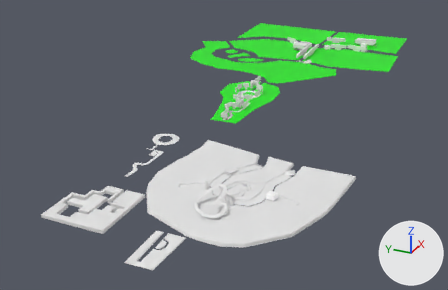
What one commit did to the Blender file raw_assets/delta_world.blend.
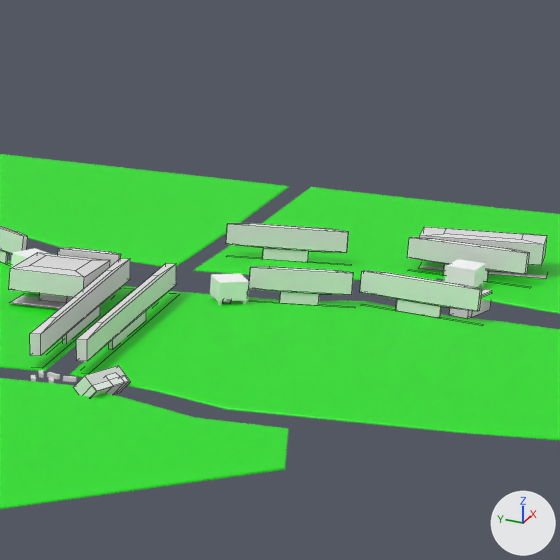
There are two pictures of each version: one whole from a camera (50 mm lens) standing at (-1970.0, -394.0, 554.0) and looking at (-637.0, 206.0, -112.0), one close up on the part from 65% to 84% of the width and 1% to 31% of the height. The lights are fixed; the arrows at lower right show +X, +Y and +Z. The close-ups show mesh edges as thin lines.

Names of what the first close-up shows: 'TreeGizmo.016', 'TreeGizmo.020', 'TreeGizmo.021', 'TreeGizmo.022', 'TreeGizmo.025', 'TreeGizmo.026', 'TreeGizmo.027', 'land_b_003.005', 'land_b_003.006', 'land_b_003.007', 'land_b_003.008', 'land_b_003.009'.
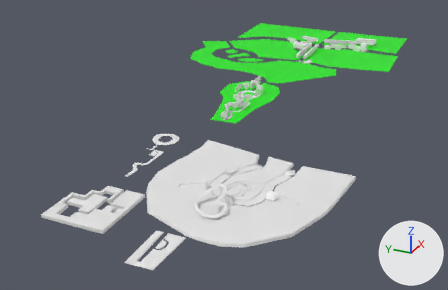
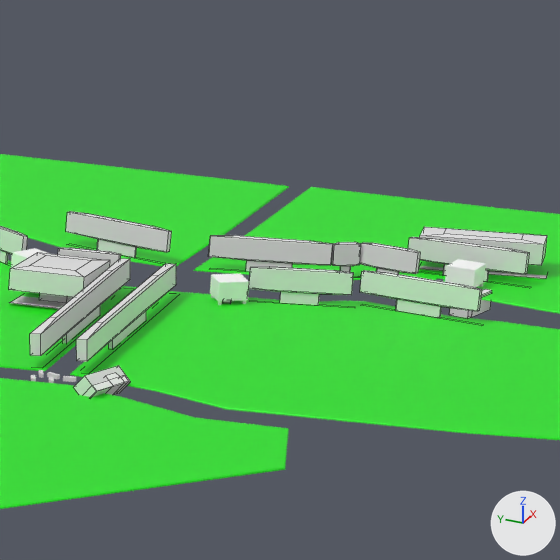
Edits to the bpy script that builds the scene:
```text
Change ob_treegizmo_016:
    ob_treegizmo_016.location: (39.4, 98.3, 0.7) -> (12.2, 99.7, 0.7)
Add ob_treegizmo_032:
    ob_treegizmo_032 = bpy.data.objects.new('TreeGizmo.032', None)
    ob_treegizmo_032.location = (20.3, 63.6, 0.7)
    ob_treegizmo_032.rotation_euler = (0.0, 0.0604, -5.749)  # degrees (0, 3.5, -329)
    ob_treegizmo_032.scale = (1.42, 7.18, 1.0)
    ob_treegizmo_032.instance_type = 'COLLECTION'
    ob_treegizmo_032.instance_collection = col_treegizmo
Add ob_treegizmo_031:
    ob_treegizmo_031 = bpy.data.objects.new('TreeGizmo.031', None)
    ob_treegizmo_031.location = (21.8, 41.7, 0.7)
    ob_treegizmo_031.rotation_euler = (0.0, 0.0604, -6.498)  # degrees (0, 3.5, 348)
    ob_treegizmo_031.scale = (1.42, 16.5, 1.0)
    ob_treegizmo_031.instance_type = 'COLLECTION'
    ob_treegizmo_031.instance_collection = col_treegizmo
Add ob_treegizmo_030:
    ob_treegizmo_030 = bpy.data.objects.new('TreeGizmo.030', None)
    ob_treegizmo_030.location = (14.9, 182.1, 0.7)
    ob_treegizmo_030.rotation_euler = (0.0, 0.0604, -6.562)  # degrees (0, 3.5, 344)
    ob_treegizmo_030.scale = (1.42, 32.1, 1.0)
    ob_treegizmo_030.instance_type = 'COLLECTION'
    ob_treegizmo_030.instance_collection = col_treegizmo
```

Changed parts and their boxes (x1, y1, x2, y2) in the close-ups (560 x 560 px):
'TreeGizmo.016', moved
    before: (226, 223, 349, 262)
    after: (209, 235, 333, 272)
'TreeGizmo.030', added
    after: (66, 211, 172, 258)
'TreeGizmo.031', added
    after: (360, 242, 421, 274)
'TreeGizmo.032', added
    after: (332, 242, 361, 272)
